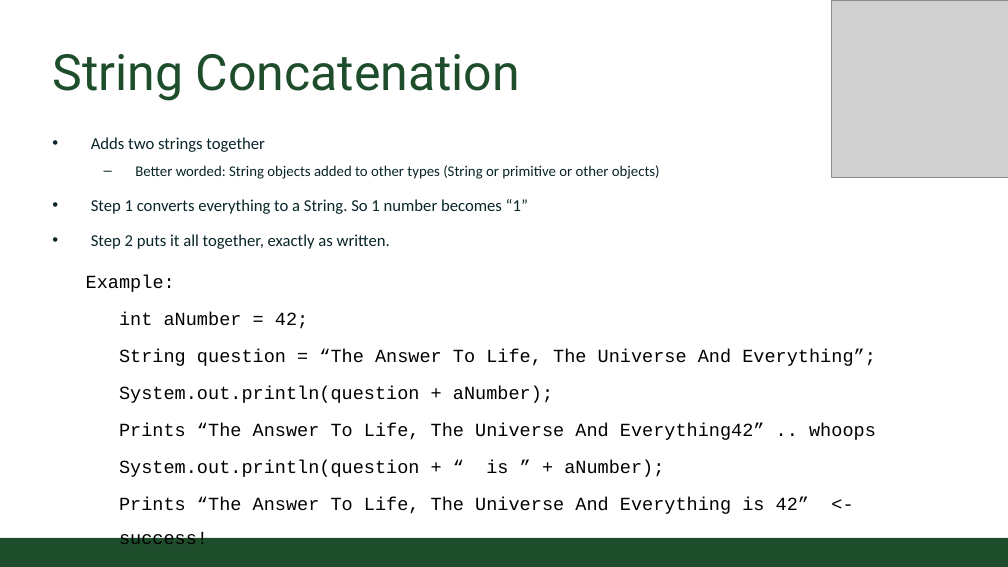
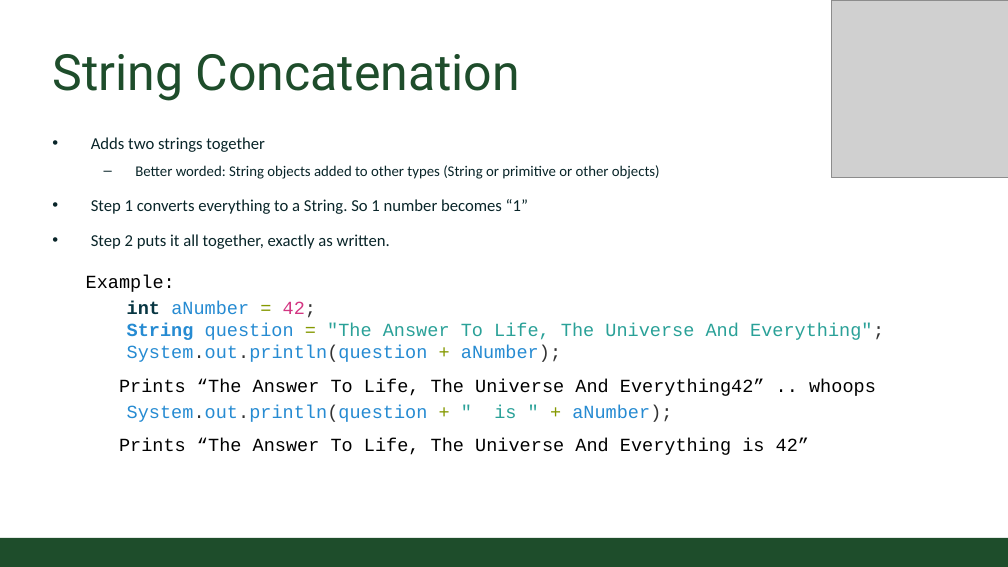
Before and after one commit to CSU-CompSci-CS163-4/Handouts, a slide deck: slide 2 of slides/Online/2020/04b - String Format.pptx. Drawn at 1008x567 pixels with LibreOffice and Linux fonts; fonts in the diff are those of the drawing; grey boxes stand for pictures; background and template pictures are left out. Boxes give left, top, right and bottom in pixels: in the first picture for what was removed or moved away, otherwise in the second. Text is boxed around its words. In the diff, an @@ line names an element or a change of style, - is before the commit and + after.

```diff
--- a/slides/Online/2020/04b - String Format.pptx
+++ b/slides/Online/2020/04b - String Format.pptx
@@ text at [127, 323, 884, 340]: text changed; text colour #000000 to #2AA198 @@
-String question = “The Answer To Life, The Universe And Everything”;
+String question = "The Answer To Life, The Universe And Everything";
@@ text at [127, 301, 561, 362]: text colour #000000 to #073642, bold on in "int"; text colour #000000 to #268BD2 in "aNumber", "System.out.println(question aNumber);"; text colour #000000 to #859900 in "=", "+"; text colour #000000 to #D33682 in "42;"; text colour #000000 to #333333 in "42;", "System.out.println(question aNumber);"; indent changed; line spacing 1.5 to 1; less space between paragraphs @@
@@ text at [119, 405, 809, 455]: text changed @@
-System.out.println(question + “ is ” + aNumber);
-Prints “The Answer To Life, The Universe And Everything is 42” <- success!
+System.out.println(question + " is " + aNumber);
+Prints “The Answer To Life, The Universe And Everything is 42”
```
Also in this commit, not shown: 3 other slides changed, 1 other file.
